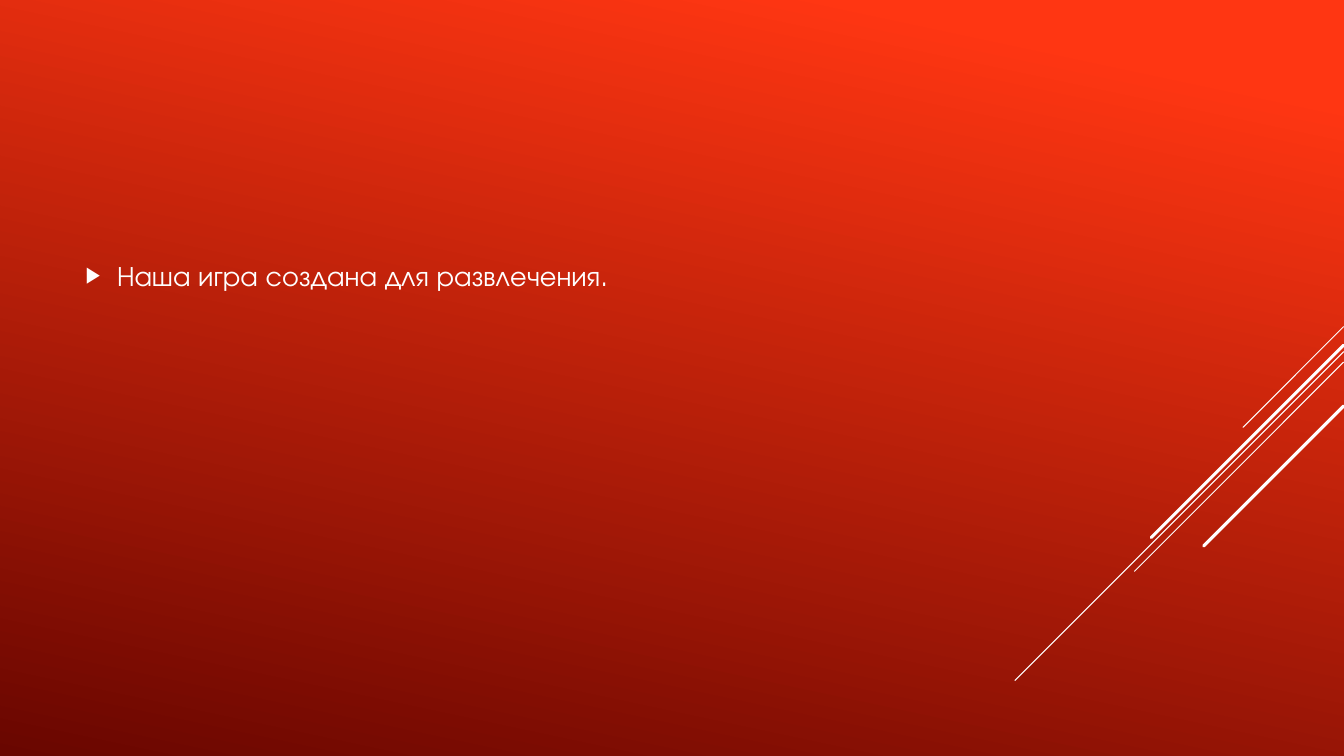
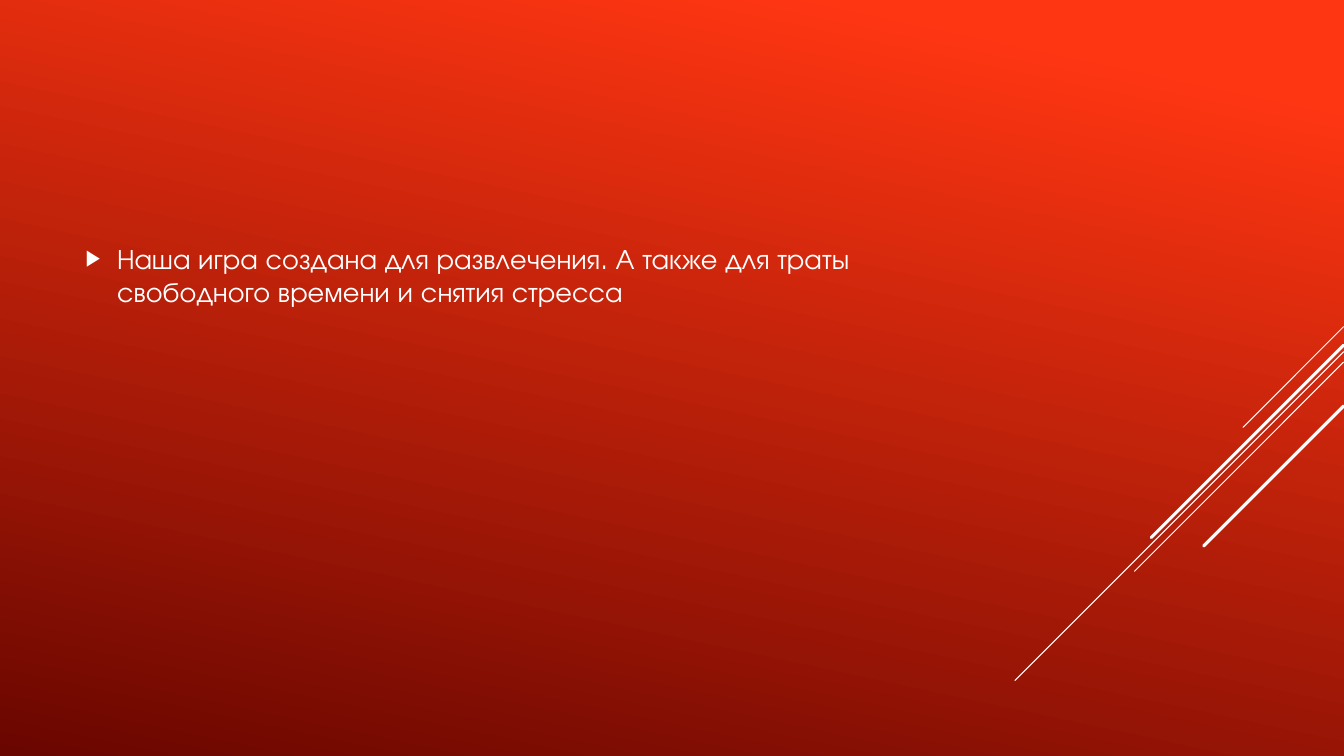
Before and after one commit to sasha-sugako/projekt-game, a slide deck: slide 2 of Презентация.pptx. Drawn at 1344x756 pixels with LibreOffice and Linux fonts; fonts in the diff are those of the drawing. Boxes give left, top, right and bottom in pixels: in the first picture for what was removed or moved away, otherwise in the second. Text is boxed around its words. In the diff, an @@ line names an element or a change of style, - is before the commit and + after.

```diff
--- a/Презентация.pptx
+++ b/Презентация.pptx
@@ text at [117,250,849,307]: text changed @@
-▶ Наша игра создана для развлечения.
+▶ Наша игра создана для развлечения. А также для траты свободного времени и снятия стресса
```
Also in this commit, not shown: 1 other slide changed.
